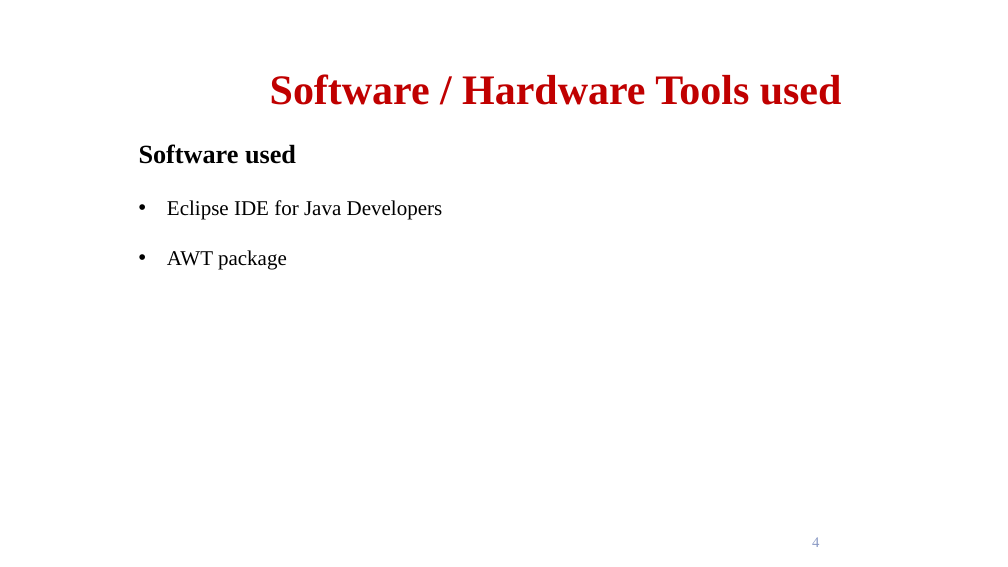
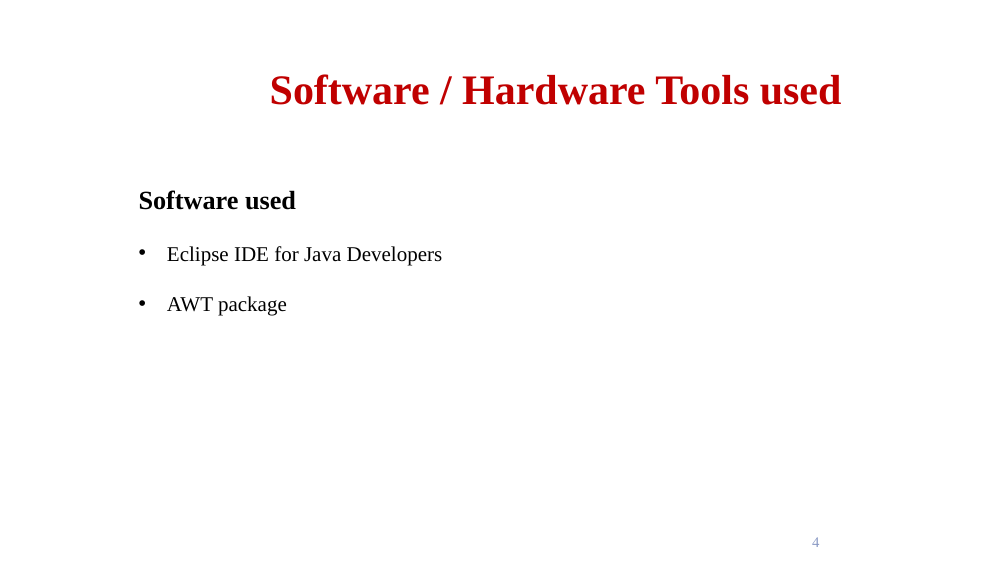
Before and after one commit to KumaresanThiyagarajan/RealEstate_Property_Search, a slide deck: slide 4 of Java mini project.pptx. Drawn at 1008x567 pixels with LibreOffice and Linux fonts; fonts in the diff are those of the drawing; background and template pictures are left out. Boxes give left, top, right and bottom in pixels: in the first picture for what was removed or moved away, otherwise in the second. Text is boxed around its words. In the diff, an @@ line names an element or a change of style, - is before the commit and + after.

```diff
--- a/Java mini project.pptx
+++ b/Java mini project.pptx
@@ text "Software used": place and size @@
-text "Software used" at bbox=[139, 144, 443, 270]
+text "Software used" at bbox=[139, 190, 443, 316]
```
Also in this commit, not shown: 1 other slide changed, 1 other file.
